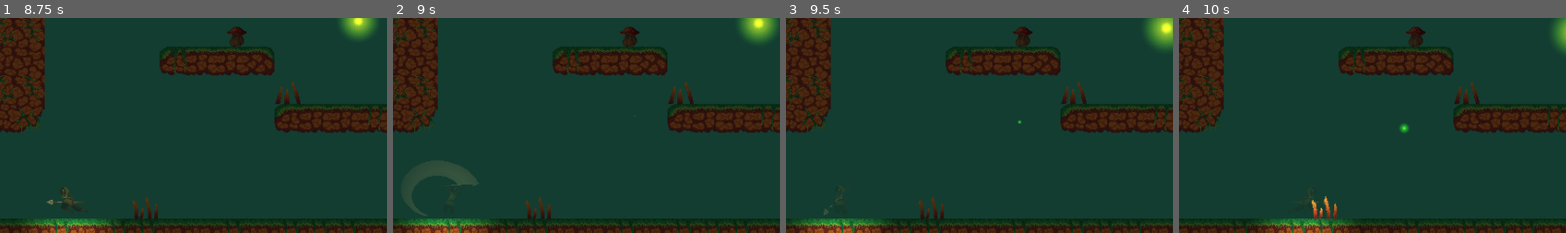
Above: before the commit, frames 1-4 (left to right).
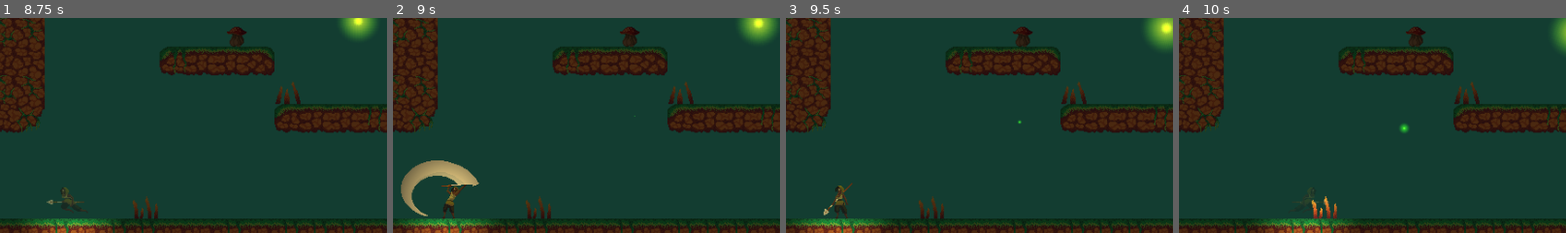
Above: after the commit, the same moments.

Repository: lemilonkh/GameOff23
Game: Godot game, scene res://scenes/main.tscn
Two runs of this game, one before a commit and one after it. Both use one fixed random seed, a clock stepped at 60 frames per second and the inputs below.
Inputs (mouse positions are % of the whole screen's width and height, from its top left):
- Up to frame 1 (8.75 s): tap Enter at 0.5 s; move the mouse to (45, 70) at 0.52 s; hold D (move_right) 0.53-1.25 s; hold K (attack) 0.53-1.25 s; click (45, 70) at 0.67 s; tap Space (jump) at 0.77, 3.77, 6.77 s; drag from (80, 65) to (32, 67) at 1.27 s; move the mouse to (20, 35) at 2.02 s; hold A (move_left) 2.03-2.75 s; hold Shift 2.03-2.75 s; drag from (55, 50) to (8, 58) at 2.77 s; move the mouse to (35, 25) at 3.52 s; hold A (move_left) 3.53-4.25 s; tap E at 3.6, 8.1 s; drag from (72, 45) to (35, 25) at 4.27 s; move the mouse to (30, 55) at 5.02 s; hold D (move_right) 5.03-5.75 s; hold K (attack) 5.03-5.75 s; click (30, 55) at 5.17 s; drag from (60, 28) to (30, 55) at 5.77 s; move the mouse to (45, 70) at 6.52 s; hold D (move_right) 6.53-7.25 s; hold Shift 6.53-7.25 s; drag from (80, 65) to (32, 50) at 7.27 s; move the mouse to (20, 35) at 8.02 s; hold A (move_left) from 8.03 s (still down)
- Up to frame 2 (9 s): release A (move_left) at 8.75 s; drag from (55, 50) to (20, 35) at 8.77 s
- Up to frame 3 (9.5 s): no input
- Up to frame 4 (10 s): move the mouse to (35, 25) at 9.52 s; hold D (move_right) from 9.53 s (still down); hold K (attack) from 9.53 s (still down); click (35, 25) at 9.67 s; tap Space (jump) at 9.77 s
The pictures show only the part of the screen within x 2-52%, y 50-100%; the shares and areas given below are measured in that part.

Frame 1 is identical in both runs. In frame 2, 2.0% of the frame differs, in the area x 2-23%, y 66-94%; in frame 3, 0.3%; in frame 4, less than 0.1%.

Commit message:
Fix player getting stuck in invulnerability fade animation when attacking

Diff:
--- a/scenes/player.tscn
+++ b/scenes/player.tscn
@@ -374,6 +374,28 @@
 "values": [false, true, false]
 }
 
+[sub_resource type="Animation" id="Animation_1sy3r"]
+resource_name = "RESET"
+length = 0.001
+tracks/0/type = "value"
+tracks/0/imported = false
+tracks/0/enabled = true
+tracks/0/path = NodePath("Hurtbox:is_enabled")
+tracks/0/interp = 1
+tracks/0/loop_wrap = true
+tracks/0/keys = {
+"times": PackedFloat32Array(0),
+"transitions": PackedFloat32Array(1),
+"update": 0,
+"values": [false]
+}
+
+[sub_resource type="AnimationLibrary" id="AnimationLibrary_yqfs6"]
+_data = {
+"Attack": SubResource("Animation_0y7gx"),
+"RESET": SubResource("Animation_1sy3r")
+}
+
 [sub_resource type="Animation" id="Animation_sabyy"]
 resource_name = "Invulnerable"
 length = 0.4
@@ -396,31 +418,18 @@
 tracks/0/type = "value"
 tracks/0/imported = false
 tracks/0/enabled = true
-tracks/0/path = NodePath("Hurtbox:is_enabled")
+tracks/0/path = NodePath("AnimatedSprite2D:modulate")
 tracks/0/interp = 1
 tracks/0/loop_wrap = true
 tracks/0/keys = {
 "times": PackedFloat32Array(0),
 "transitions": PackedFloat32Array(1),
 "update": 0,
-"values": [false]
-}
-tracks/1/type = "value"
-tracks/1/imported = false
-tracks/1/enabled = true
-tracks/1/path = NodePath("AnimatedSprite2D:modulate")
-tracks/1/interp = 1
-tracks/1/loop_wrap = true
-tracks/1/keys = {
-"times": PackedFloat32Array(0),
-"transitions": PackedFloat32Array(1),
-"update": 0,
 "values": [Color(1, 1, 1, 1)]
 }
 
-[sub_resource type="AnimationLibrary" id="AnimationLibrary_yqfs6"]
+[sub_resource type="AnimationLibrary" id="AnimationLibrary_iy11v"]
 _data = {
-"Attack": SubResource("Animation_0y7gx"),
 "Invulnerable": SubResource("Animation_sabyy"),
 "RESET": SubResource("Animation_7rodt")
 }
@@ -480,9 +489,14 @@
 texture = SubResource("GradientTexture2D_i2nwv")
 height = 4.0
 
-[node name="AnimationPlayer" type="AnimationPlayer" parent="."]
+[node name="CombatAnimation" type="AnimationPlayer" parent="."]
 libraries = {
 "": SubResource("AnimationLibrary_yqfs6")
+}
+
+[node name="StatusAnimation" type="AnimationPlayer" parent="."]
+libraries = {
+"": SubResource("AnimationLibrary_iy11v")
 }
 
 [node name="CanvasLayer" type="CanvasLayer" parent="."]
--- a/scripts/player.gd
+++ b/scripts/player.gd
@@ -50,7 +50,8 @@
 @onready var health_container: HBoxContainer = %HealthContainer
 @onready var heart: TextureRect = %HealthContainer/TextureRect
 @onready var state_chart_debugger: MarginContainer = $CanvasLayer/StateChartDebugger
-@onready var animation_player: AnimationPlayer = $AnimationPlayer
+@onready var combat_animation: AnimationPlayer = $CombatAnimation
+@onready var status_animation: AnimationPlayer = $StatusAnimation
 @onready var raycast: RayCast2D = $RayCast2D
 
 const HEART_EMPTY = preload("res://sprites/ui/heart_empty.png")
@@ -223,7 +224,7 @@
 	state_chart.send_event("hit")
 
 func _on_attack_started() -> void:
-	animation_player.play(&"Attack")
+	combat_animation.play(&"Attack")
 
 func _on_hitbox_body_shape_entered(body_rid: RID, body: Node2D, body_shape_index: int, local_shape_index: int) -> void:
 	var shape_transform := PhysicsServer2D.body_get_shape_transform(body_rid, body_shape_index)
@@ -233,10 +234,10 @@
 
 func _on_invulnerable_state_entered() -> void:
 	AudioManager.animate_filter(&"Music", invulnerability_duration)
-	animation_player.play("Invulnerable")
+	status_animation.play("Invulnerable")
 	is_invulnerable = true
 
 func _on_invulnerable_state_exited() -> void:
 	is_invulnerable = false
-	if animation_player.current_animation == "Invulnerable":
-		animation_player.stop()
+	if status_animation.current_animation == "Invulnerable":
+		status_animation.stop()
Not shown: 1 places in scenes/player.tscn that only renumber resources
